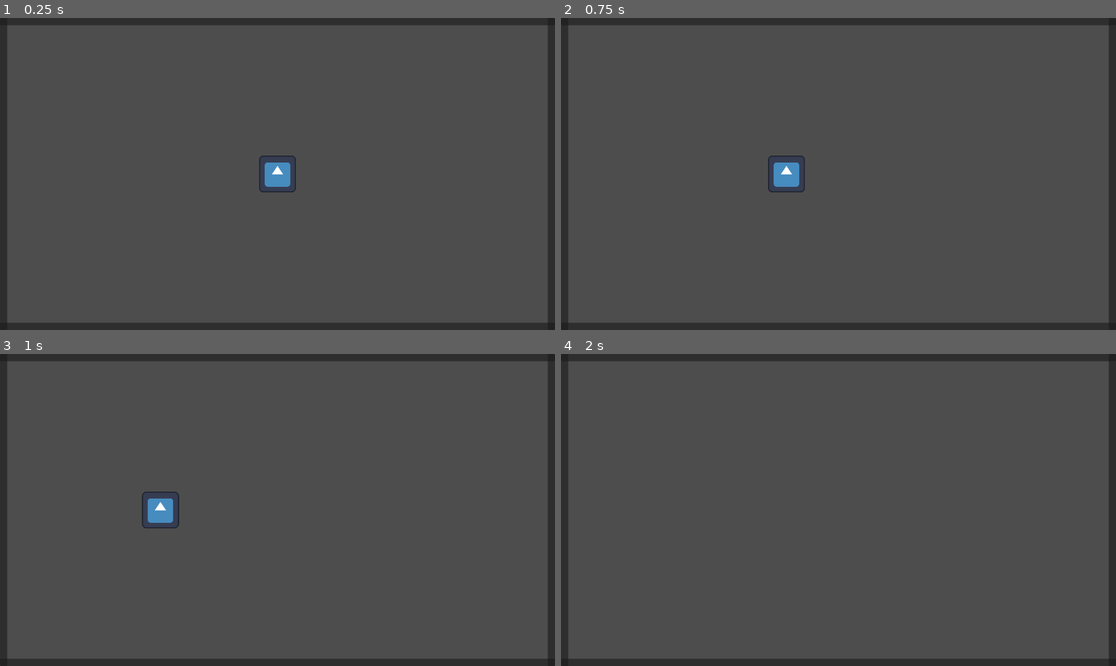
Above: before the commit, frames 1-4 (two rows, left to right).
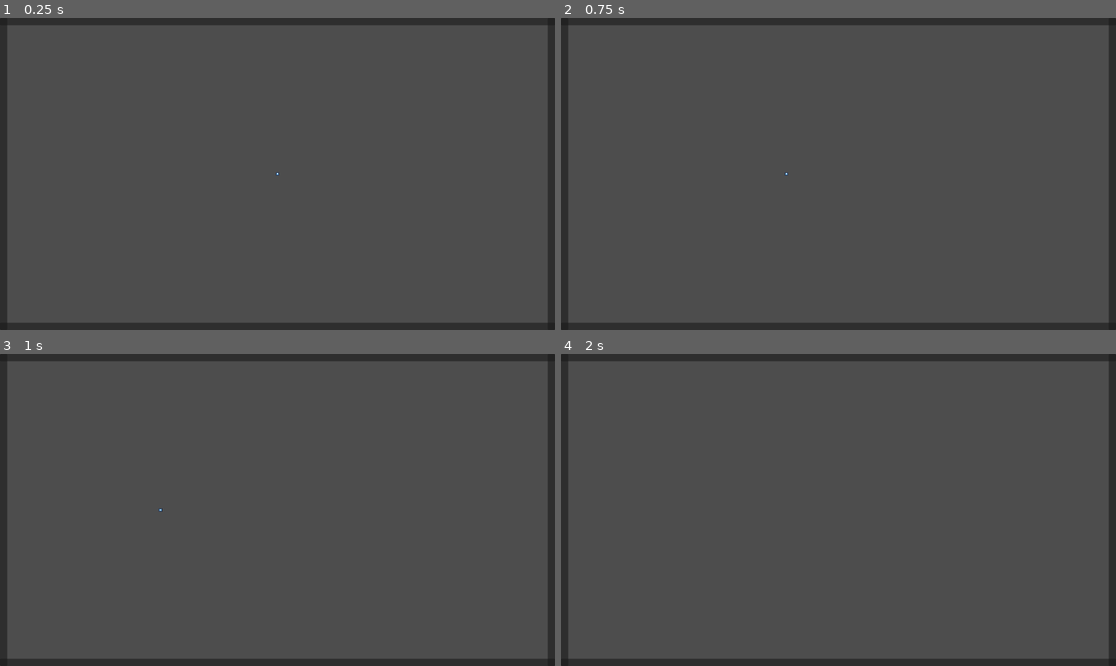
Above: after the commit, the same moments.

Repository: D-Generation-S/shatterpoint
Game: Godot game, scene res://scenes/game/GameScene.tscn
Two runs of this game, one before a commit and one after it. Both use one fixed random seed, a clock stepped at 60 frames per second and the inputs below. The engine's default icon, where the game draws it, is replaced by a stand-in: a white triangle on a blue panel in a dark square.
Inputs (mouse positions are in pixels of both pictures, inside the frame that each line leads up to):
- Up to frame 1 (0.25 s): no input
- Up to frame 2 (0.75 s): tap Enter at 0.5 s; move the mouse to (960, 158) at 0.52 s; hold D (move_right) from 0.53 s (still down); hold Middle mouse button (drag) from 0.53 s (still down)
- Up to frame 3 (1 s): keep holding D (move_right); keep holding Middle mouse button (drag); click (399, 494) at 0.8 s
- Up to frame 4 (2 s): move the mouse to (727, 525) at 1.27 s; release D (move_right) at 1.28 s; release Middle mouse button (drag) at 1.28 s; hold S (move_down) from 1.28 s (still down); click (727, 525) at 1.35 s; tap Middle mouse button (drag) at 1.55 s

The runs differ from the first frame. In frame 1, 0.5% of the frame differs, in the area x 46-54%, y 44-56%; in frame 2, 0.5%; in frame 3, 0.5%, in the area x 25-33%, y 44-56%; in frame 4, nothing differs.

Commit message:
feat: add turret template
Add a turret template which can shoot on enemies.
Add some entity statistic resource allowing to set stats to entities,
those stats are values like ap, armor, range, fire rate or damage.
Add a shader to change the color of an sprite via a matching table.
Add the possiblity to modify the stats of a turret.

Fix $14c

Diff:
--- /dev/null
+++ b/assets/shaders/color_replace.gdshader
@@ -0,0 +1,27 @@
+shader_type canvas_item;
+
+uniform vec4 base_colors[5] : source_color;
+uniform vec4 target_colors[5] : source_color;
+uniform int set_colors;
+uniform float threshold = 0.001;
+
+
+void fragment()
+{
+	for(int i = 0; i < set_colors; i++)
+	{
+		vec4 dist = abs(COLOR - base_colors[i]);
+		if (dist.r < threshold
+			&& dist.g < threshold
+			&& dist.b < threshold
+			&& dist.a < threshold)
+		{
+			COLOR = target_colors[i];
+		}
+	}
+}
+
+//void light() {
+	// Called for every pixel for every light affecting the material.
+	// Uncomment to replace the default light processing function with this one.
+//}
--- a/project.godot
+++ b/project.godot
@@ -11,6 +11,7 @@
 [application]
 
 config/name="wave-breaker"
+config/tags=PackedStringArray("wip")
 run/main_scene="res://scenes/game/GameScene.tscn"
 config/features=PackedStringArray("4.3", "Forward Plus")
 config/icon="res://icon.svg"
@@ -47,3 +48,12 @@
 "events": [Object(InputEventMouseButton,"resource_local_to_scene":false,"resource_name":"","device":-1,"window_id":0,"a …(258 unchanged characters)…
 ]
 }
+interact={
+"deadzone": 0.5,
+"events": [Object(InputEventMouseButton,"resource_local_to_scene":false,"resource_name":"","device":-1,"window_id":0,"alt_pressed":false,"shift_pressed":false,"ctrl_pressed":false,"meta_pressed":false,"button_mask":1,"position":Vector2(124, 11),"global_position":Vector2(133, 57),"factor":1.0,"button_index":1,"canceled":false,"pressed":true,"double_click":false,"script":null)
+]
+}
+
+[rendering]
+
+textures/canvas_textures/default_texture_filter=0
--- a/scenes/game/GameScene.tscn
+++ b/scenes/game/GameScene.tscn
@@ -61,4 +61,5 @@
 move_vector = Vector2(0, 1)
 
 [node name="Sprite2D" type="Sprite2D" parent="."]
+scale = Vector2(0.1, 0.1)
 texture = ExtResource("2_go6g7")
--- /dev/null
+++ b/scenes/game/templates/TowerTemplate.tscn
@@ -0,0 +1,85 @@
+[gd_scene load_steps=22 format=3 uid="uid://d2ccdfwya86u4"]
+
+[ext_resource type="Script" path="res://src/game/towers/tower.gd" id="1_p7m1e"]
+[ext_resource type="Script" path="res://src/resources/tower_data.gd" id="2_bl55y"]
+[ext_resource type="Script" path="res://src/game/towers/threat_determination_algorithms/threat_determination.gd" id="2_mp71g"]
+[ext_resource type="Texture2D" uid="uid://beuckj33b1ovu" path="res://assets/tilemaps/tilemap.png" id="3_mb05g"]
+[ext_resource type="Script" path="res://src/game/towers/threat_determination_algorithms/closest_threat.gd" id="3_rxa4k"]
+[ext_resource type="Shader" path="res://assets/shaders/color_replace.gdshader" id="4_7qy1c"]
+[ext_resource type="Script" path="res://src/game/towers/threat_determination_algorithms/highest_hp.gd" id="4_wy55t"]
+[ext_resource type="Script" path="res://src/game/towers/threat_determination_algorithms/lowest_hp.gd" id="5_54aeo"]
+[ext_resource type="Script" path="res://src/game/shaders/color_replace_shader.gd" id="5_mva04"]
+[ext_resource type="Script" path="res://src/game/interaction/clickable_area.gd" id="7_qd43q"]
+[ext_resource type="Script" path="res://src/resources/entity_stats.gd" id="8_o8iqh"]
+[ext_resource type="Script" path="res://src/game/towers/area_of_operation.gd" id="8_v3vj8"]
+
+[sub_resource type="Resource" id="Resource_vsnd1"]
+script = ExtResource("3_rxa4k")
+
+[sub_resource type="Resource" id="Resource_l2nvn"]
+script = ExtResource("5_54aeo")
+
+[sub_resource type="Resource" id="Resource_250fq"]
+script = ExtResource("4_wy55t")
+
+[sub_resource type="Resource" id="Resource_qwosr"]
+script = ExtResource("8_o8iqh")
+hp = 1.0
+armor = 0.0
+fire_rate = 2.0
+damage = 1.0
+attack_range = 100.0
+
+[sub_resource type="AtlasTexture" id="AtlasTexture_lvin4"]
+atlas = ExtResource("3_mb05g")
+region = Rect2(222, 0.327103, 14.0854, 15.8094)
+
+[sub_resource type="Resource" id="Resource_l5cwq"]
+script = ExtResource("2_bl55y")
+texture = SubResource("AtlasTexture_lvin4")
+input_color = Array[Color]([Color(0.247059, 0.14902, 0.192157, 1), Color(0.752941, 0.796078, 0.862745, 1), Color(0.545098, 0.607843, 0.705882, 1), Color(0.321569, 0.376471, 0.486275, 1)])
+ouput_color = Array[Color]([Color(0, 0, 0, 0), Color(1, 0.54902, 0.486275, 1), Color(0.999989, 0.346378, 0.281942, 1), Color(0.5, 0.27475, 0.245, 1)])
+allowed_thread_determination = Array[ExtResource("2_mp71g")]([SubResource("Resource_vsnd1"), SubResource("Resource_l2nvn"), SubResource("Resource_250fq")])
+attackable_groups = Array[String](["ground_enemy"])
+stats = SubResource("Resource_qwosr")
+
+[sub_resource type="CircleShape2D" id="CircleShape2D_274qs"]
+
+[sub_resource type="RectangleShape2D" id="RectangleShape2D_vqt67"]
+size = Vector2(14, 14)
+
+[sub_resource type="ShaderMaterial" id="ShaderMaterial_vyrh3"]
+shader = ExtResource("4_7qy1c")
+shader_parameter/base_colors = PackedColorArray()
+shader_parameter/target_colors = PackedColorArray()
+shader_parameter/set_colors = null
+shader_parameter/threshold = 0.001
+
+[node name="TowerTemplate" type="Node2D"]
+script = ExtResource("1_p7m1e")
+tower_data = SubResource("Resource_l5cwq")
+
+[node name="AreaOfOperation" type="Area2D" parent="."]
+unique_name_in_owner = true
+script = ExtResource("8_v3vj8")
+
+[node name="CollisionCircle" type="CollisionShape2D" parent="AreaOfOperation"]
+shape = SubResource("CircleShape2D_274qs")
+
+[node name="InteractionArea" type="Area2D" parent="."]
+script = ExtResource("7_qd43q")
+
+[node name="InteractionShape" type="CollisionShape2D" parent="InteractionArea"]
+shape = SubResource("RectangleShape2D_vqt67")
+
+[node name="Visuals" type="Sprite2D" parent="."]
+unique_name_in_owner = true
+material = SubResource("ShaderMaterial_vyrh3")
+script = ExtResource("5_mva04")
+
+[node name="AttackTimer" type="Timer" parent="."]
+unique_name_in_owner = true
+
+[connection signal="something_entered" from="AreaOfOperation" to="." method="is_active"]
+[connection signal="interaction_cancelt" from="InteractionArea" to="." method="interaction_cancelt"]
+[connection signal="interaction_requested" from="InteractionArea" to="." method="interacting"]
--- a/src/game/camera/camera_controller.gd
+++ b/src/game/camera/camera_controller.gd
@@ -19,7 +19,7 @@
 	handle_drag()
 
 func handle_keyboard():
-	var velocity = Vector2.ZERO
+	var velocity: Vector2 = Vector2.ZERO
 	if Input.is_action_pressed("move_up"):
 		velocity += Vector2.UP
 	if Input.is_action_pressed("move_down"):
@@ -44,7 +44,7 @@
 		drag = false
 
 	if drag:
-		var delta_drag = get_viewport().get_mouse_position() - last_mouse_position
+		var delta_drag: Vector2 = get_viewport().get_mouse_position() - last_mouse_position
 		position -= delta_drag * settings.drag_speed
 
 	last_mouse_position = get_viewport().get_mouse_position()
--- a/src/game/camera/edge_scroll_area.gd
+++ b/src/game/camera/edge_scroll_area.gd
@@ -19,6 +19,7 @@
 	edge_triggered.emit(move_vector)
 
 func _mouse_entered():
+	print(name)
 	mouse_inside = true
 
 func _mouse_left():
--- /dev/null
+++ b/src/game/entity/entity_with_stats.gd
@@ -0,0 +1,37 @@
+class_name EntityWithStats extends Node2D
+
+@export var _base_stats: EntityStats
+
+var _base_stats_copy: EntityStats
+var stats: EntityStats
+
+var stat_modifiers: Array[StatModifier]
+
+# Called when the node enters the scene tree for the first time.
+func _ready():
+	_copy_stats()
+
+func _copy_stats():
+	var copy_stats: bool = stats != null
+	var current_hp = 0
+	if copy_stats:
+		current_hp = stats.hp
+
+	_base_stats_copy = _base_stats.duplicate()
+	stats = _base_stats_copy.duplicate()
+
+	if copy_stats:
+		stats.hp = current_hp
+
+func add_modifier(modifier: StatModifier):
+	stat_modifiers.append(modifier)
+	_calculate_modifier_stats()
+
+func remove_modifier(_modifier: StatModifier):
+	printerr("Not implemented")
+
+func _calculate_modifier_stats():
+	_copy_stats()
+	stat_modifiers.sort_custom(func(a,b): return a.priority < b.priority)
+	for modifier in stat_modifiers:
+		modifier.change_stats(_base_stats_copy, stats)
--- /dev/null
+++ b/src/game/interaction/clickable_area.gd
@@ -0,0 +1,30 @@
+extends Area2D
+
+signal interaction_requested()
+signal interaction_cancelt()
+
+@onready var interaction_shape: CollisionShape2D = $InteractionShape
+
+var mouse_inside: bool = false
+
+func _ready():
+	interaction_enabled()
+
+func _process(_delta):
+	if Input.is_action_just_pressed("interact"):
+		if mouse_inside:
+			interaction_requested.emit()
+		else:
+			interaction_cancelt.emit()
+
+func interaction_enabled():
+	process_mode = PROCESS_MODE_PAUSABLE
+
+func interaction_disabled():
+	process_mode = PROCESS_MODE_DISABLED
+
+func _mouse_enter():
+	mouse_inside = true
+
+func _mouse_exit():
+	mouse_inside = false
--- /dev/null
+++ b/src/game/modifier/stats/fixed_damage_modifier.gd
@@ -0,0 +1,7 @@
+class_name FixedDamageModifier extends StatModifier
+
+@export var value: float = 2
+
+func change_stats(base_stats: EntityStats, real_stats: EntityStats):
+    base_stats.damage += value
+    real_stats.damage += value
--- /dev/null
+++ b/src/game/modifier/stats/percentage_damage_modifier.gd
@@ -0,0 +1,8 @@
+class_name PercentageDamageModifier extends StatModifier
+
+@export var percentage: float = 0
+
+func change_stats(base_stats: EntityStats, real_stats: EntityStats):
+    var real_value = percentage / 100
+    var stat_change = base_stats.damage * real_value
+    real_stats.damage += stat_change
--- /dev/null
+++ b/src/game/modifier/stats/stat_modifier.gd
@@ -0,0 +1,6 @@
+class_name StatModifier extends Resource
+
+@export var priority: int = 10000
+
+func change_stats(_base_stats: EntityStats, real_stats: EntityStats):
+    return real_stats
--- /dev/null
+++ b/src/game/shaders/color_replace_shader.gd
@@ -0,0 +1,18 @@
+class_name ColorReplaceShader extends Sprite2D
+
+func set_color_replacement(input_colors: Array[Color], output_colors: Array[Color]):
+	if input_colors.size() != output_colors.size():
+		printerr("Input color size is not equal to output color size!")
+		return
+
+	if material is ShaderMaterial:
+		material.set_shader_parameter("base_colors", input_colors)
+		material.set_shader_parameter("target_colors", output_colors)
+		material.set_shader_parameter("set_colors", output_colors.size())
+
+
+func convert_colors_to_vec4(colors: Array[Color]):
+	return colors.map(convert_colors_to_vec4)
+
+func convert_color_to_vec4(color: Color) -> Vector4:
+	return Vector4(color.r, color.g, color.b, color.a)
--- /dev/null
+++ b/src/game/towers/area_of_operation.gd
@@ -0,0 +1,28 @@
+class_name AreaOfOperation extends Area2D
+
+signal something_entered()
+
+@onready var collision_shape: CollisionShape2D = $"CollisionCircle"
+var custom_draw: bool = false
+
+# Called when the node enters the scene tree for the first time.
+func _ready():
+	process_mode = PROCESS_MODE_PAUSABLE
+	body_entered.connect(_body_entered)
+
+
+func _body_entered(_body: Node2D):
+	something_entered.emit()
+
+func draw_attack_area(on: bool):
+	custom_draw = on
+	queue_redraw()
+
+func set_radius(radius: float):
+	if collision_shape.shape is CircleShape2D:
+		collision_shape.shape.radius = radius
+
+func _draw():
+	if !custom_draw:
+		return
+	draw_circle(position, collision_shape.shape.radius, Color(1,0,0,0.2), true)
--- /dev/null
+++ b/src/game/towers/threat_determination_algorithms/closest_threat.gd
@@ -0,0 +1,14 @@
+class_name ClosestThreat extends ThreatDetermination
+
+func get_display_name() -> String:
+    return tr("CLOSEST_ENEMY")
+
+func get_threat(tower: Tower, enemies: Array[Enemy]) -> Enemy:
+    var closest: Enemy = null
+    var closest_distance: float = 5000000
+    for enemy in enemies:
+        var distance = tower.global_position.distance_to(enemy.global_position)
+        if distance < closest_distance:
+            closest_distance = distance
+            closest = enemy
+    return closest
--- /dev/null
+++ b/src/game/towers/threat_determination_algorithms/highest_hp.gd
@@ -0,0 +1,13 @@
+class_name HighestHp extends ThreatDetermination
+
+func get_display_name() -> String:
+	return tr("MOST_HP")
+
+func get_threat(_tower: Tower, enemies: Array[Enemy]) -> Enemy:
+	var current_hp: float = -1
+	var return_enemy: Enemy = null
+	for enemy in enemies:
+		if enemy.get_hp() > current_hp:
+			current_hp = enemy.get_hp()
+			return_enemy = enemy
+	return return_enemy
--- /dev/null
+++ b/src/game/towers/threat_determination_algorithms/lowest_hp.gd
@@ -0,0 +1,13 @@
+class_name LowestHp extends ThreatDetermination
+
+func get_display_name() -> String:
+	return tr("LOWEST_HP")
+
+func get_threat(_tower: Tower, enemies: Array[Enemy]) -> Enemy:
+	var current_hp: float = 10000000
+	var return_enemy: Enemy = null
+	for enemy in enemies:
+		if enemy.get_hp() < current_hp:
+			current_hp = enemy.get_hp()
+			return_enemy = enemy
+	return return_enemy
--- /dev/null
+++ b/src/game/towers/threat_determination_algorithms/threat_determination.gd
@@ -0,0 +1,7 @@
+class_name ThreatDetermination extends Resource
+
+func get_display_name() -> String:
+    return "UNKNOWN"
+
+func get_threat(_tower: Tower, _enemies: Array[Enemy]) -> Enemy:
+    return null
--- /dev/null
+++ b/src/game/towers/tower.gd
@@ -0,0 +1,90 @@
+class_name Tower extends EntityWithStats
+
+@export var tower_data: TowerData
+@export var current_thread_determination: ThreatDetermination
+
+@onready var visual: Sprite2D= $"%Visuals"
+@onready var area_of_operation: AreaOfOperation = $"%AreaOfOperation"
+@onready var attack_timer: Timer = $"%AttackTimer"
+
+var current_target: Enemy = null
+var selected: bool = false
+
+# Called when the node enters the scene tree for the first time.
+func _ready():
+	_base_stats = tower_data.stats
+	super()
+	attack_timer.timeout.connect(fire)
+	attack_timer.one_shot = true
+	attack_timer.process_callback = Timer.TIMER_PROCESS_PHYSICS
+
+	var damage_mod = FixedDamageModifier.new()
+	damage_mod.value = 5
+	damage_mod.priority = 1
+	add_modifier(damage_mod)
+
+	var percentage_mod = PercentageDamageModifier.new()
+	percentage_mod.percentage = 20
+	add_modifier(percentage_mod)
+
+	current_thread_determination = tower_data.allowed_thread_determination[0]
+	visual.texture = tower_data.texture
+	area_of_operation.set_radius(stats.attack_range)
+	if visual is ColorReplaceShader:
+		visual.set_color_replacement(tower_data.input_color, tower_data.ouput_color)
+
+func _process(_delta):
+	var possible_targets = area_of_operation.get_overlapping_bodies().filter(target_filter)
+	var enemy_targets: Array[Enemy] = []
+	for target in possible_targets:
+		if target is Enemy:
+			enemy_targets.append(target)
+	if enemy_targets.size() == 0:
+		disabled()
+		return
+
+	current_target = current_thread_determination.get_threat(self, enemy_targets)
+	if current_target != null:
+		start_attack_timer()
+		return
+
+func start_attack_timer():
+	if attack_timer.time_left > 0:
+		return
+	attack_timer.start(stats.fire_rate)
+
+func fire():
+	current_target.deal_damage(stats.damage)
+
+func target_filter(target: Node2D) -> bool:
+	var can_be_targeted = false
+	if target is Enemy:
+		for group in target.get_groups():
+			if is_targetable_group(group):
+				can_be_targeted = true
+				break
+
+	return can_be_targeted
+
+func is_targetable_group(group: String):
+	return tower_data.attackable_groups.find(group) != -1
+
+func get_target() -> Node2D:
+	return null
+
+func is_active():
+	process_mode = PROCESS_MODE_INHERIT
+
+func disabled():
+	attack_timer.stop()
+	process_mode = PROCESS_MODE_DISABLED
+
+func interacting():
+	selected = true
+	area_of_operation.draw_attack_area(selected)
+	pass
+
+func interaction_cancelt():
+	selected = false
+	area_of_operation.draw_attack_area(selected)
+	pass
--- /dev/null
+++ b/src/game/units/enemy.gd
@@ -0,0 +1,10 @@
+class_name Enemy extends EntityWithStats
+
+
+func get_hp() -> float:
+	return stats.hp
+
+func deal_damage(points: float):
+	stats.hp = stats.hp - points
+	if stats.hp <= 0:
+		queue_free()
--- /dev/null
+++ b/src/resources/entity_stats.gd
@@ -0,0 +1,10 @@
+class_name EntityStats extends Resource
+
+@export_category("Base Stats")
+@export var hp: float = 1
+@export var armor: float = 0
+
+@export_category("Attack Stats")
+@export var fire_rate: float = 2
+@export var damage: float = 1
+@export var attack_range: float = 100
--- /dev/null
+++ b/src/resources/tower_data.gd
@@ -0,0 +1,12 @@
+class_name TowerData extends Resource
+
+@export_category("Visual")
+@export var texture: Texture2D
+@export var input_color: Array[Color]
+@export var ouput_color: Array[Color]
+
+@export_category("Targeting")
+@export var allowed_thread_determination: Array[ThreatDetermination]
+@export var attackable_groups: Array[String]
+
+@export var stats: EntityStats
Binary file added: assets/tilemaps/tilemap.png
Not shown, added: assets/tilemaps/tilemap.png.import
